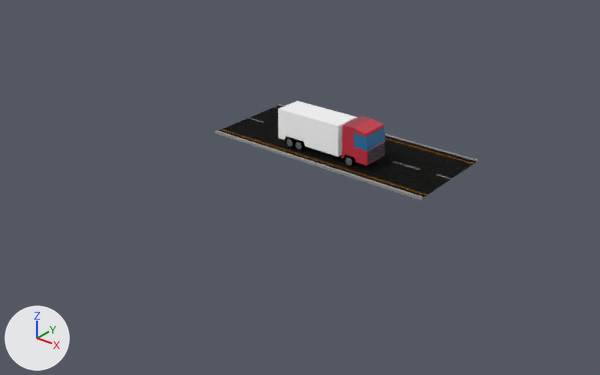
What one commit did to the glTF model src/assets/kamion.glb.
Before and after are seen from a 50 mm lens placed at (28.7, -38.6, 20.9), pointed at (-1.1, -1.3, -2.2). The lights are fixed; the arrows at lower left show +X, +Y and +Z. Where no turn or scale is listed for an object, it has been applied to the vertices. Vertices at the same position are counted once.

In view in the first picture: 'kamion', 'kamion_cesta', 'kamion_naklad'.
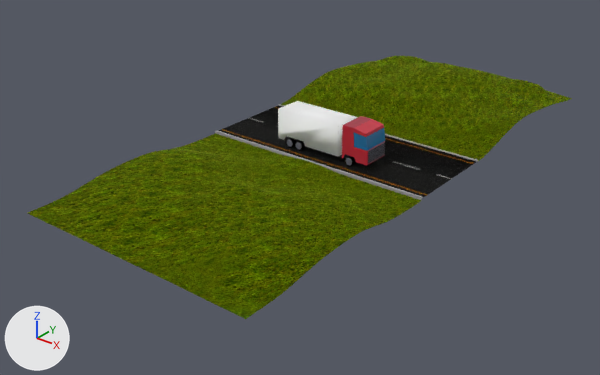
Where the change shows, as pixel boxes [x1, y1, x2, y2] in the pictures (600 x 375 px):
'kamion_terrain', added (green)
    after: [28, 56, 572, 319]
part 1 of me_kamion_002, shading changed
    both: [278, 101, 357, 157]

Diff of the bpy script that builds the scene:
```diff
--- a/src/assets/kamion.glb.py
+++ b/src/assets/kamion.glb.py
@@ img_terrain @@
+img_terrain = load_image('terrain', '_unpacked/terrain', 1024, 1024, 'sRGB')
@@ mat_terrain @@
+mat_terrain = principled_material('terrain')
+mat_terrain.texture = img_terrain  # with its transparency
+mat_terrain.metallic = 1.0
+mat_terrain.roughness = 1.0
@@ me_kamion_002 @@
 me_kamion_002.from_pydata(...)  # 26 vertices, 42 faces; spans x -3.43..1.31, y -0.97..0.96, z -0.88..1.12
 # used by ob_kamion_naklad; location = (0.09, 0.29, 1.29)
+# me_kamion_002 part 1: all faces are now shaded smooth (40 of 42 changed)
 me_kamion_002.materials.append(mat_naklad)
@@ me_plane_001 @@
+me_plane_001.from_pydata(...)  # 2178 vertices, 4096 faces; spans x -8.0..8.0, y -28.7..7.4, z 0.0..1.9
+me_plane_001.materials.append(mat_terrain)  # picture img_terrain
@@ ob_kamion_terrain @@
+ob_kamion_terrain = bpy.data.objects.new('kamion_terrain', me_plane_001)
+ob_kamion_terrain.location = (0.0, 12.29, -0.11)
```
